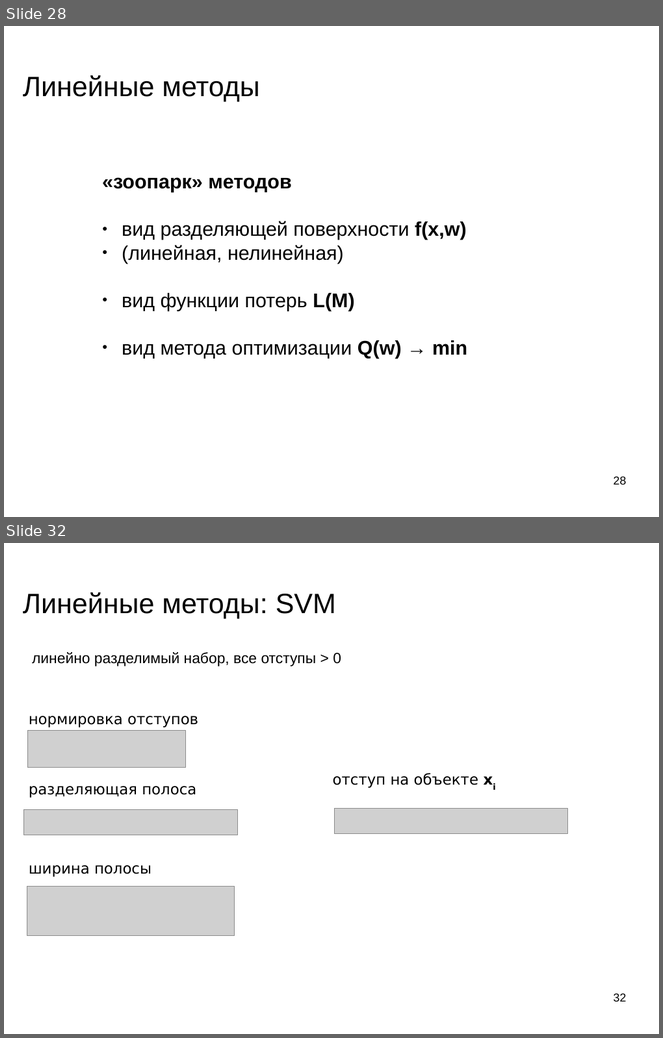
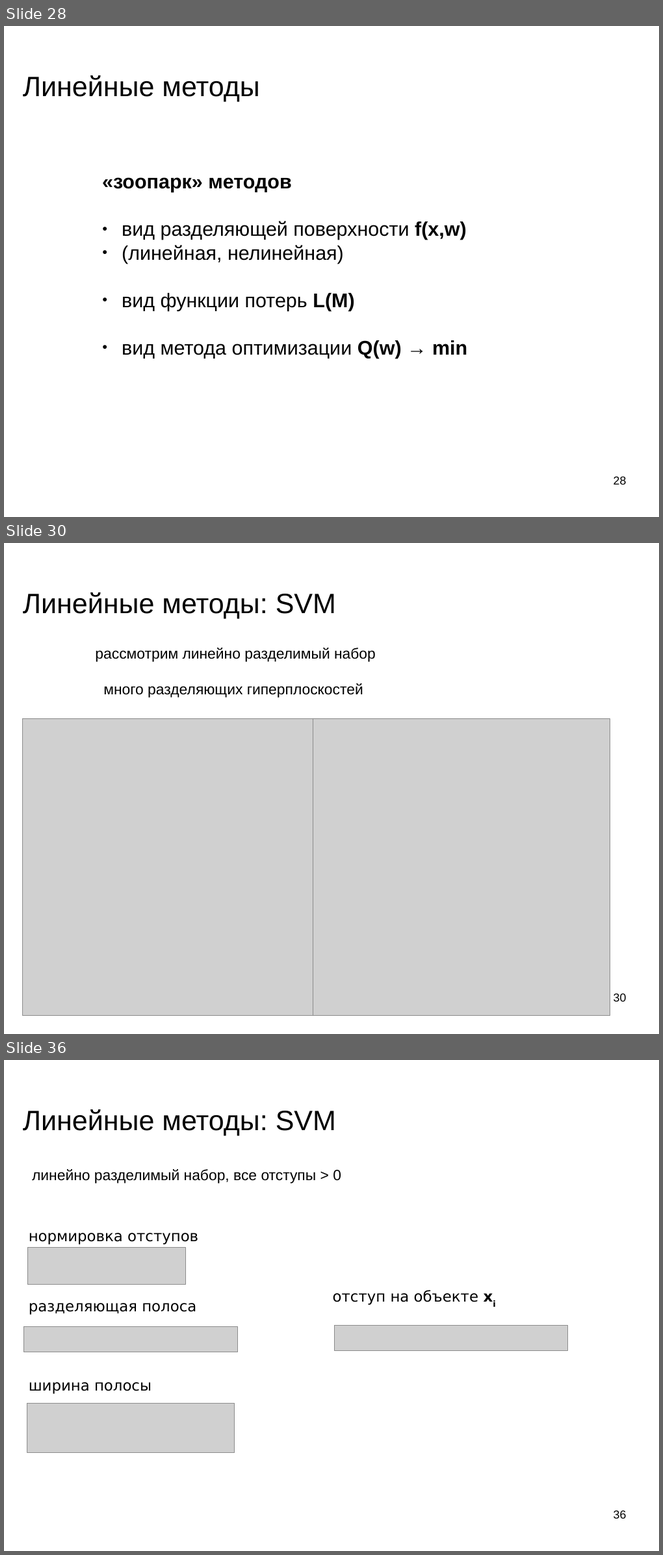
Before and after one commit to mechanoid5/ml_lectorium_legacy, a slide deck: 09-linear.odp. Shown one above the other, each under a label of ours: slides 28 and 32 before the commit, slides 28, 30 and 36 after it; the slides between them are not shown. The pictures are 663x1038 and 663x1555 pixels, drawn with LibreOffice and Linux fonts; fonts in the diff are those of the drawing; grey boxes stand for pictures; background and template pictures are left out. Boxes give left, top, right and bottom in pixels: in the first picture for what was removed or moved away, otherwise in the second. Text is boxed around its words. In the diff, an @@ line names an element or a change of style, - is before the commit and + after.

```diff
--- a/09-linear.odp
+++ b/09-linear.odp
@@ slide 30 added at bbox=[4, 543, 659, 1034], background picture (left out) @@
@@ title added at bbox=[23, 592, 336, 618], 33.9 pt, text #000000 @@
+Линейные методы: SVM
@@ text added at bbox=[95, 648, 376, 698], 18 pt, text #000000 @@
+рассмотрим линейно разделимый набор
+много разделяющих гиперплоскостей
@@ picture added at bbox=[22, 719, 320, 1016] @@
@@ picture added at bbox=[313, 719, 610, 1016] @@
@@ page number added at bbox=[614, 993, 627, 1002], 14 pt, text #000000 @@
+30
@@ what was slide 32 is now slide 36 @@
@@ page number at bbox=[614, 1510, 627, 1519]: text changed @@
-32
+36
```
Also in this commit, not shown: 7 slides changed, 3 other slides added.
